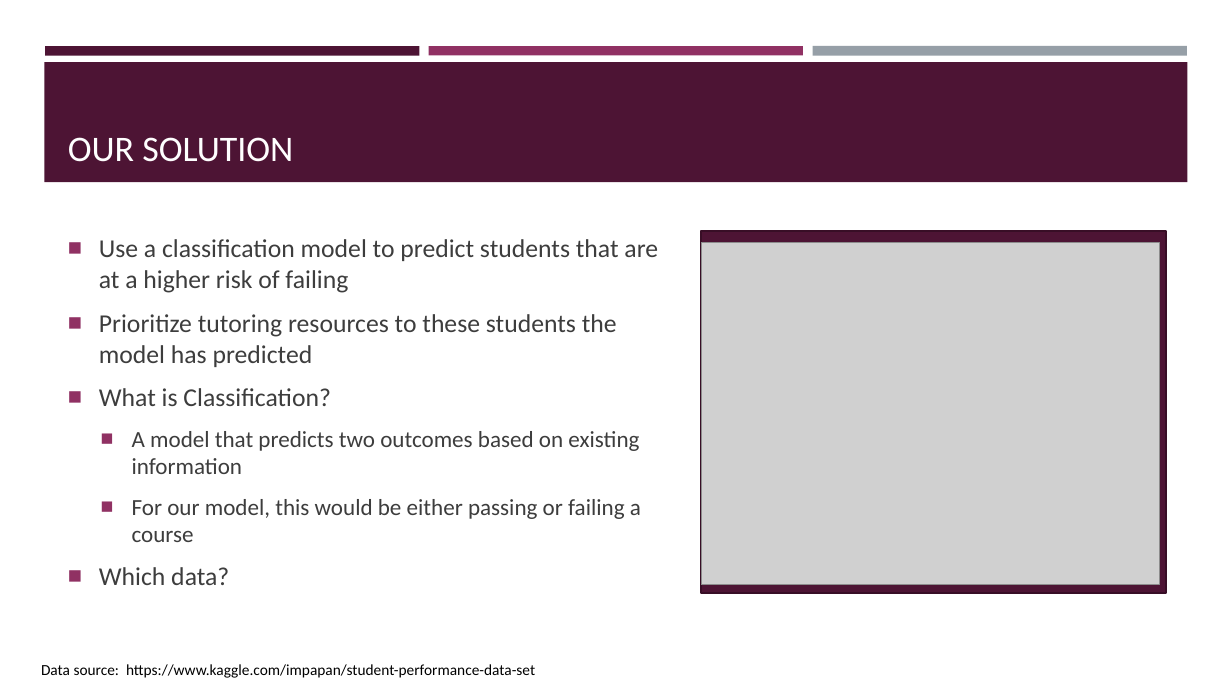
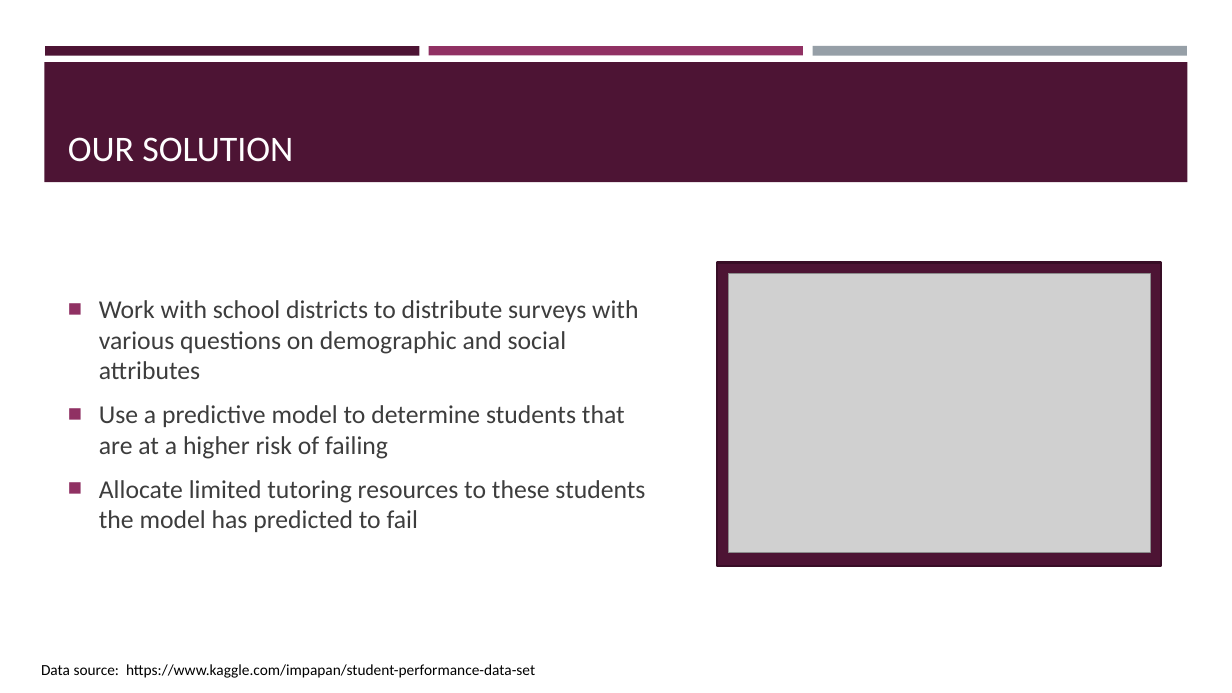
Before and after one commit to sabinabains/dsc-phase-3-project, a slide deck: slide 3 of dsc-phase-3-project-presentation 3.28.pptx. Drawn at 1232x693 pixels with LibreOffice and Linux fonts; fonts in the diff are those of the drawing; grey boxes stand for pictures. Boxes give left, top, right and bottom in pixels: in the first picture for what was removed or moved away, otherwise in the second. Text is boxed around its words. In the diff, an @@ line names an element or a change of style, - is before the commit and + after.

```diff
--- a/dsc-phase-3-project-presentation 3.28.pptx
+++ b/dsc-phase-3-project-presentation 3.28.pptx
@@ text "Work with school districts to ..." at box(99, 300, 645, 532): vertical alignment top to middle @@
@@ rectangle: place and size @@
-rectangle at box(701, 231, 1166, 593)
+rectangle at box(717, 262, 1161, 566)
@@ picture: place and size @@
-picture at box(701, 242, 1159, 585)
+picture at box(729, 274, 1151, 553)
@@ text at box(99, 300, 645, 532): text changed @@
-■ Use a classification model to predict students that are at a higher risk of failing
-■ Prioritize tutoring resources to these students the model has predicted
-■ What is Classification?
-  ■ A model that predicts two outcomes based on existing information
-  ■ For our model, this would be either passing or failing a course
-■ Which data?
+■ Work with school districts to distribute surveys with various questions on demographic and social attributes
+■ Use a predictive model to determine students that are at a higher risk of failing
+■ Allocate limited tutoring resources to these students the model has predicted to fail
```
Also in this commit, not shown: 5 other slides changed, 3 slides added, 2 other files.
